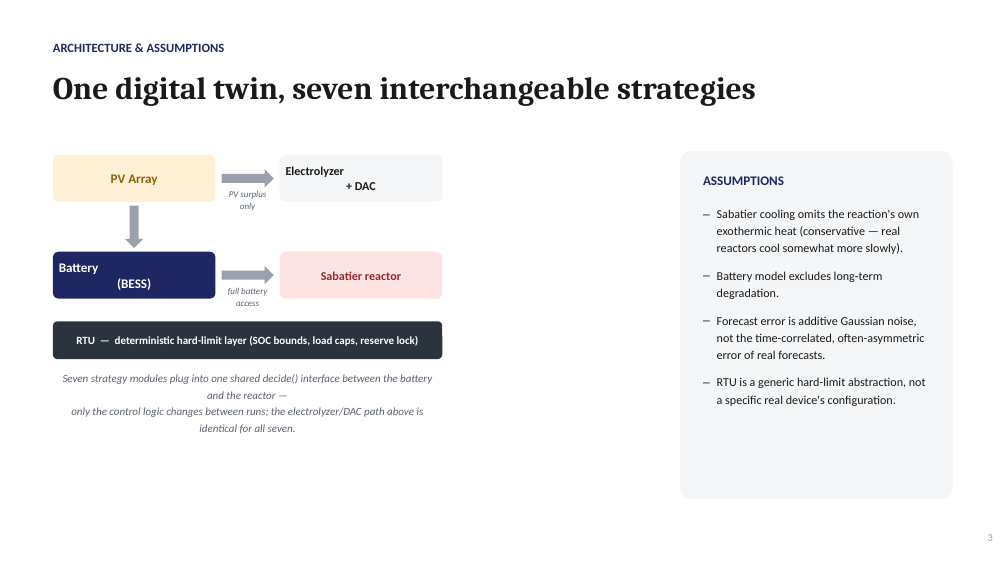
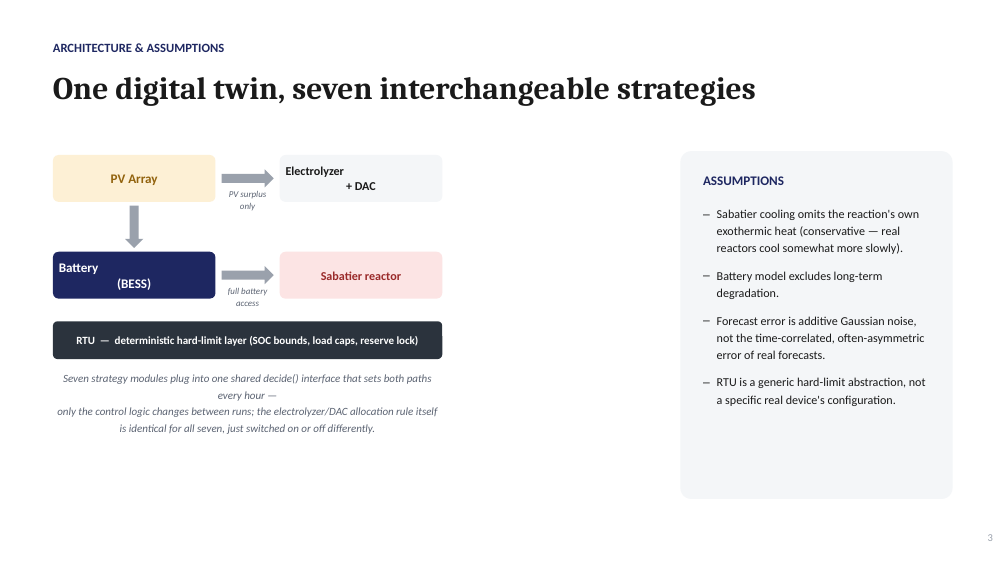
Before and after one commit to GRKG9T/SoTA-Commission-II-Intermittent-Abundance-Csontos-Tamas, a slide deck: slide 3 of SOTA_Commission_II_Slides.pptx. Drawn at 1008x567 pixels with LibreOffice and Linux fonts; fonts in the diff are those of the drawing. Boxes give left, top, right and bottom in pixels: in the first picture for what was removed or moved away, otherwise in the second. Text is boxed around its words. In the diff, an @@ line names an element or a change of style, - is before the commit and + after.

```diff
--- a/SOTA_Commission_II_Slides.pptx
+++ b/SOTA_Commission_II_Slides.pptx
@@ text at bbox=[57, 374, 438, 434]: text changed @@
-Seven strategy modules plug into one shared decide() interface between the battery and the reactor —
-only the control logic changes between runs; the electrolyzer/DAC path above is identical for all seven.
+Seven strategy modules plug into one shared decide() interface that sets both paths every hour —
+only the control logic changes between runs; the electrolyzer/DAC allocation rule itself is identical for all seven, just switched on or off differently.
```
Also in this commit, not shown: 1 other slide changed, 3 other files.
